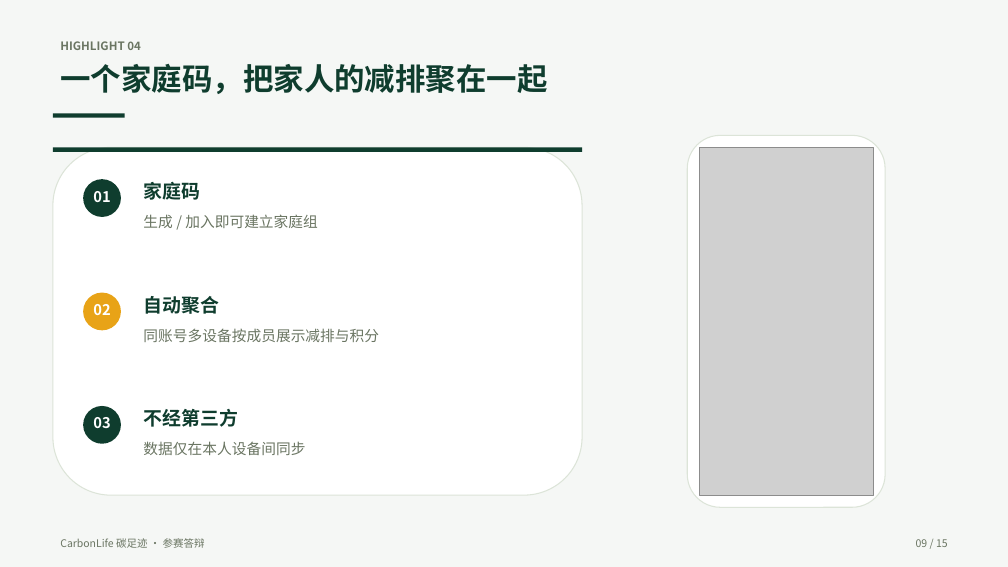
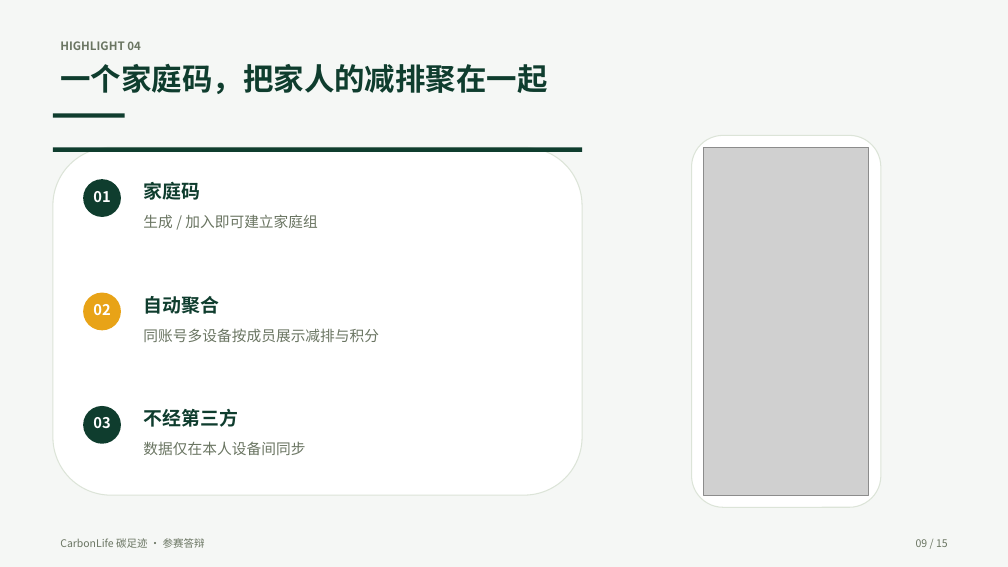
Before and after one commit to zyx-dc/CarbonLife, a slide deck: slide 9 of docs/tasks/ppt/CarbonLife-答辩PPT.pptx. Drawn at 1008x567 pixels with LibreOffice and Linux fonts; fonts in the diff are those of the drawing; grey boxes stand for pictures. Boxes give left, top, right and bottom in pixels: in the first picture for what was removed or moved away, otherwise in the second. Text is boxed around its words. In the diff, an @@ line names an element or a change of style, - is before the commit and + after.

```diff
--- a/docs/tasks/ppt/CarbonLife-答辩PPT.pptx
+++ b/docs/tasks/ppt/CarbonLife-答辩PPT.pptx
@@ rounded rectangle resized from (x1=687, y1=135, x2=885, y2=507) to (x1=692, y1=135, x2=881, y2=507) @@
@@ picture resized from (x1=699, y1=147, x2=873, y2=495) to (x1=704, y1=147, x2=869, y2=495) @@
```
Also in this commit, not shown: 3 other slides changed, 31 other files.
